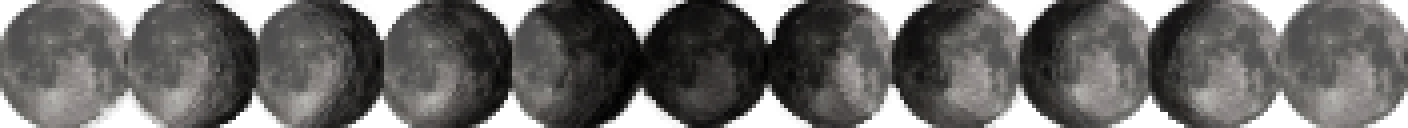
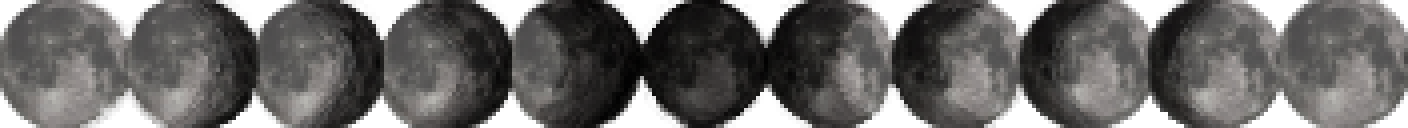
Before/after of a 1408px x 128px layered artwork. What changed in the layer stack:
renamed "Floated Layer copy #1" to "moon-strip.png", painted on it over [84, 0, 776, 128]
